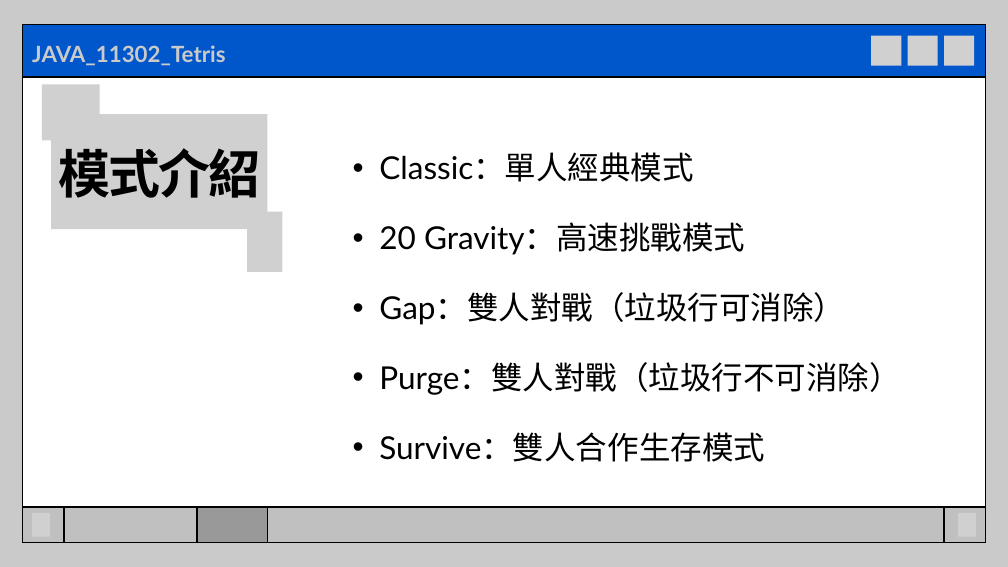
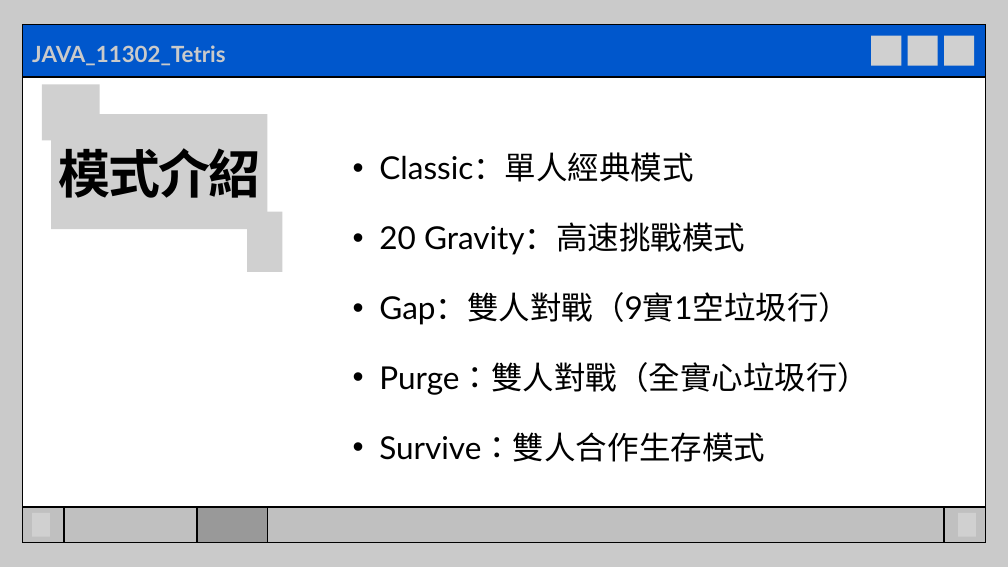
Before and after one commit to sheng-luen-chung/JAVA_11302_Project, a slide deck: slide 4 of JAVA_11302_Tetris.pptx. Drawn at 1008x567 pixels with LibreOffice and Linux fonts; fonts in the diff are those of the drawing; grey boxes stand for pictures. Boxes give left, top, right and bottom in pixels: in the first picture for what was removed or moved away, otherwise in the second. Text is boxed around its words. In the diff, an @@ line names an element or a change of style, - is before the commit and + after.

Commit message:
PPT Changes
RT

```diff
--- a/JAVA_11302_Tetris.pptx
+++ b/JAVA_11302_Tetris.pptx
@@ text at box(379, 292, 869, 395): text changed @@
-  • Gap：雙人對戰（垃圾行可消除）
-  • Purge：雙人對戰（垃圾行不可消除）
+  • Gap：雙人對戰（9實1空垃圾行）
+  • Purge：雙人對戰（全實心垃圾行）
```
Also in this commit, not shown: 1 other slide changed.
